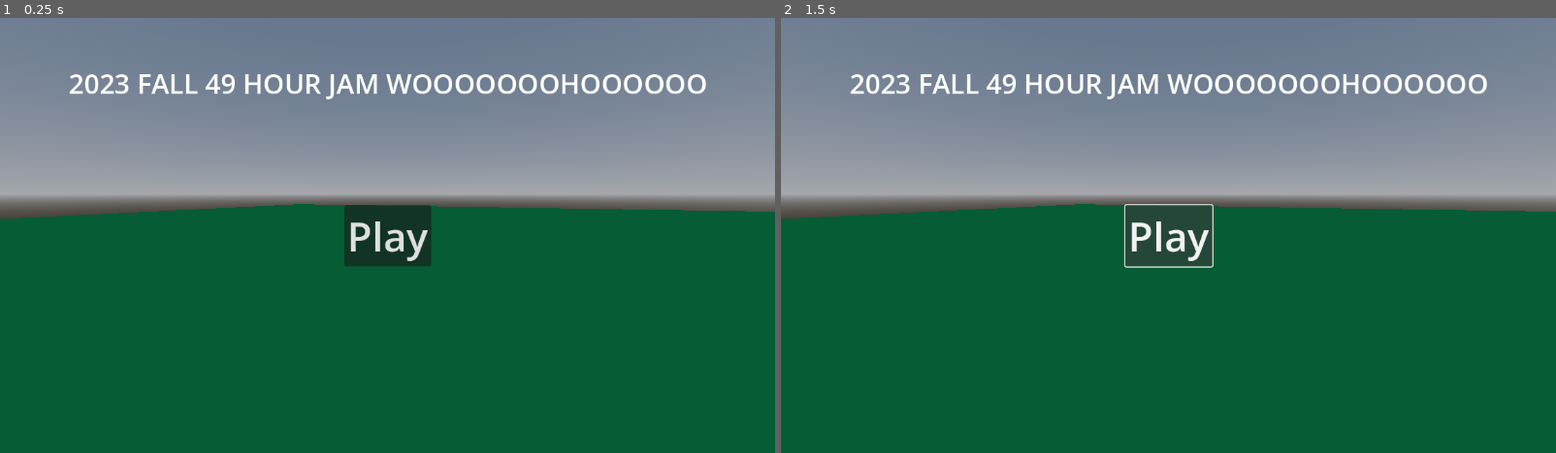
Above: before the commit, frames 1-2 (left to right).
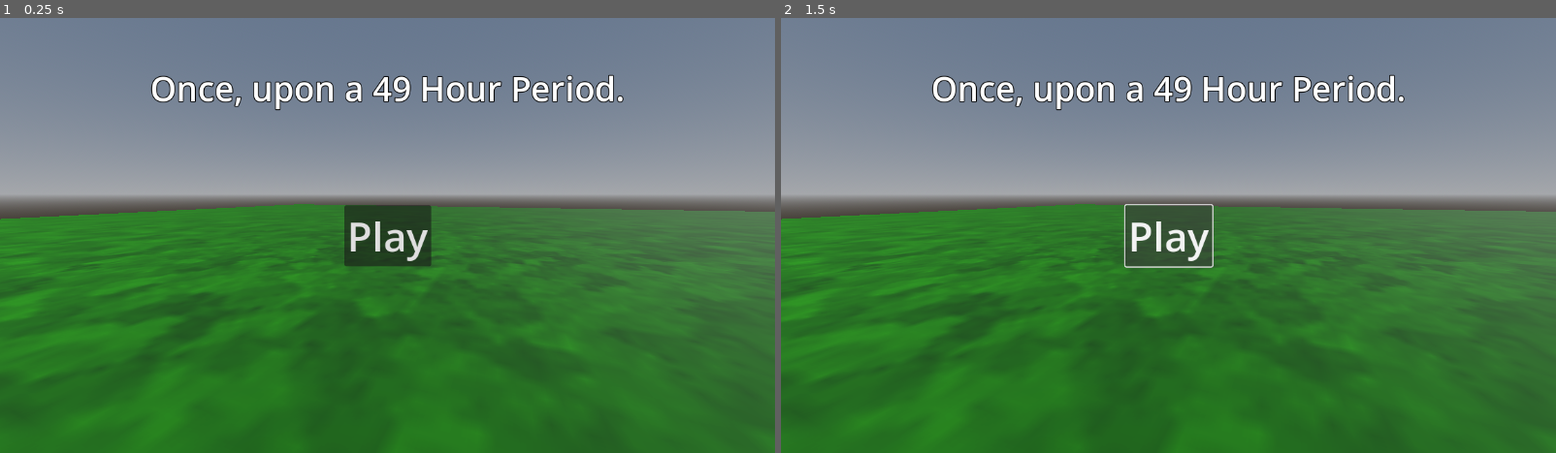
Above: after the commit, the same moments.

Repository: SweetFrontier/2023Fall49HourJam
Game: Godot game, scene res://Scenes/MainMenu.tscn
Two runs of this game, one before a commit and one after it. Both use one fixed random seed, a clock stepped at 60 frames per second and the inputs below. The project has no main scene, so this scene is started directly.
Inputs:
- Up to frame 1 (0.25 s): no input
- Up to frame 2 (1.5 s): click "Play" at 0.5 s; click "Play" at 1.25 s

The runs differ from the first frame. In frame 1, 57% of the frame differs, in the area x 0-100%, y 12-100%; in frame 2, 57%.

Commit message:
revised title

Diff:
--- a/Scenes/MainMenu.tscn
+++ b/Scenes/MainMenu.tscn
@@ -9,12 +9,30 @@
 background_mode = 2
 sky = SubResource("Sky_dluij")
 
+[sub_resource type="Gradient" id="Gradient_b5sw0"]
+offsets = PackedFloat32Array(0, 0.486486, 0.494208, 1)
+colors = PackedColorArray(0.246701, 0.60184, 0, 1, 0.344369, 0.721341, 0.07604, 1, 0.334432, 0.707966, 0.070357, 1, 0.426158, 0.82419, 7.70092e-06, 1)
+
+[sub_resource type="FastNoiseLite" id="FastNoiseLite_gt3gs"]
+noise_type = 2
+seed = 12
+frequency = 0.2253
+cellular_return_type = 0
+
+[sub_resource type="NoiseTexture2D" id="NoiseTexture2D_oaivc"]
+color_ramp = SubResource("Gradient_b5sw0")
+noise = SubResource("FastNoiseLite_gt3gs")
+
 [sub_resource type="StandardMaterial3D" id="StandardMaterial3D_ta30e"]
-albedo_color = Color(0, 0.780392, 0.376471, 1)
+albedo_texture = SubResource("NoiseTexture2D_oaivc")
+albedo_texture_force_srgb = true
 
 [sub_resource type="PlaneMesh" id="PlaneMesh_jp3ir"]
 
 [node name="Node3D" type="Node3D"]
+
+[node name="DirectionalLight3D" type="DirectionalLight3D" parent="."]
+transform = Transform3D(-0.727773, -0.371845, 0.576262, 0, 0.840254, 0.542192, -0.685818, 0.394593, -0.611514, 0, 1.85687, 3.01072)
 
 [node name="WorldEnvironment" type="WorldEnvironment" parent="."]
 environment = SubResource("Environment_h3g38")
@@ -38,8 +56,9 @@
 offset_right = 190.0
 offset_bottom = 96.0
 grow_horizontal = 2
-theme_override_font_sizes/font_size = 40
-text = "2023 FALL 49 HOUR JAM WOOOOOOOHOOOOOO"
+theme_override_constants/outline_size = 5
+theme_override_font_sizes/font_size = 50
+text = "Once, upon a 49 Hour Period."
 
 [node name="Button" type="Button" parent="CanvasLayer"]
 anchors_preset = 8
Not shown: 1 places in Scenes/MainMenu.tscn that only renumber resources
